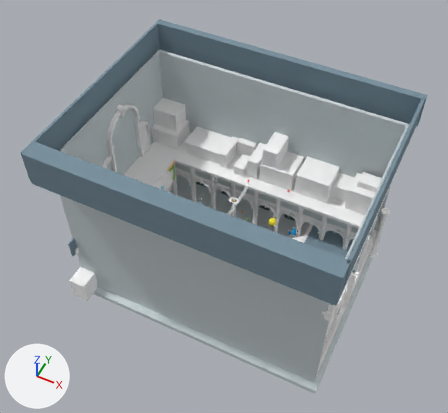
A saved change to the glTF model rooms/museum-entrance/room.glb.
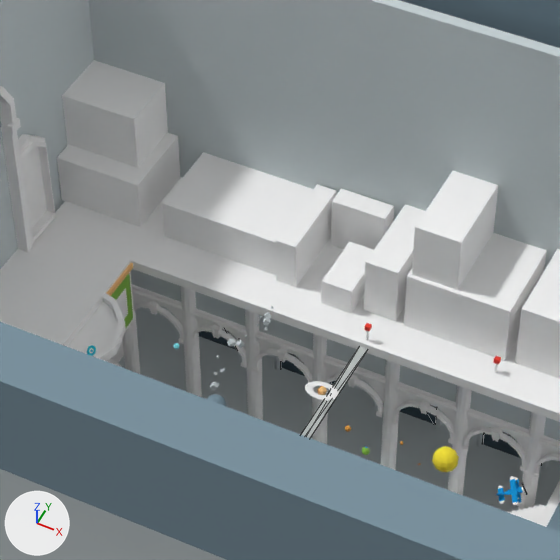
Old and new are each drawn whole from a 50 mm lens placed at (10.85, -23.3, 34.2), pointed at (-0.5, -0.61, 5.84) and again close up on the part from 30% to 69% of the width and 19% to 61% of the height. The axes (+X, +Y, +Z) are drawn at lower left. The lights are the same throughout. The last two pictures show the newer version. The close-ups show mesh edges as thin lines. Where no turn or scale is listed for an object, it has been applied to the vertices.

Objects in the first close-up: 'group1319333405', 'group161560681', 'group1942338856', 'group558278867', 'group679396173' and 7 more.
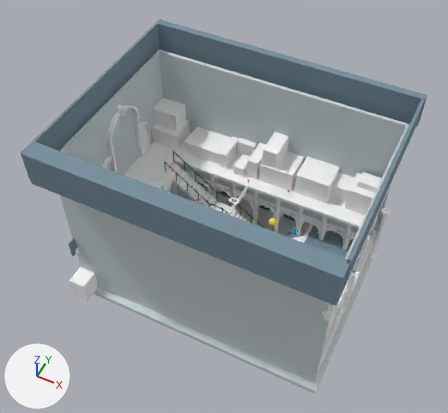
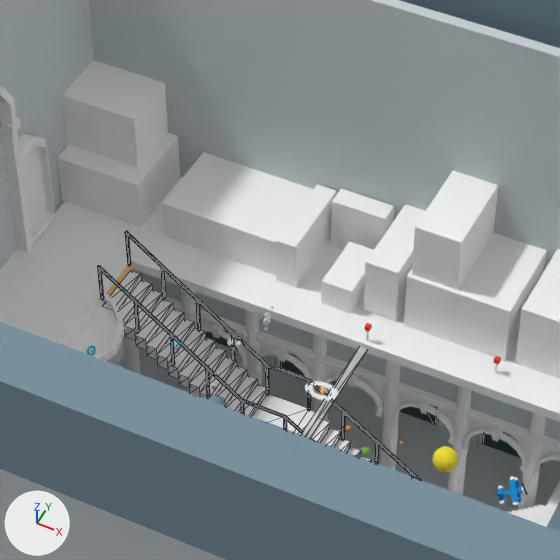
The change, as a list of edits to the scene's bpy script:
```text
Add me_gallery_stair:
    me_gallery_stair.from_pydata(...)  # 378 vertices, 532 faces; spans x -5.82..1.73, y 1.25..2.45, z 0.0..5.71
    # faces by material slot: [296, 236]
    me_gallery_stair.materials.append(mat_mat21)  # white #ffffff
    me_gallery_stair.materials.append(mat_mat17)  # dark blue #455965
Add ob_gallery_stair:
    ob_gallery_stair = bpy.data.objects.new('gallery-stair', me_gallery_stair)
    ob_gallery_stair.location = (0.0, 0.0, 0.0)
```

Boxes [x1, y1, x2, y2] around the edits, measured in the close-ups (560 x 560 px):
'gallery-stair', added: after [97, 231, 421, 480]
    faces in mat_mat21 (white #ffffff): [102, 270, 372, 461]
    faces in mat_mat17 (dark blue #455965): [97, 231, 421, 480]
